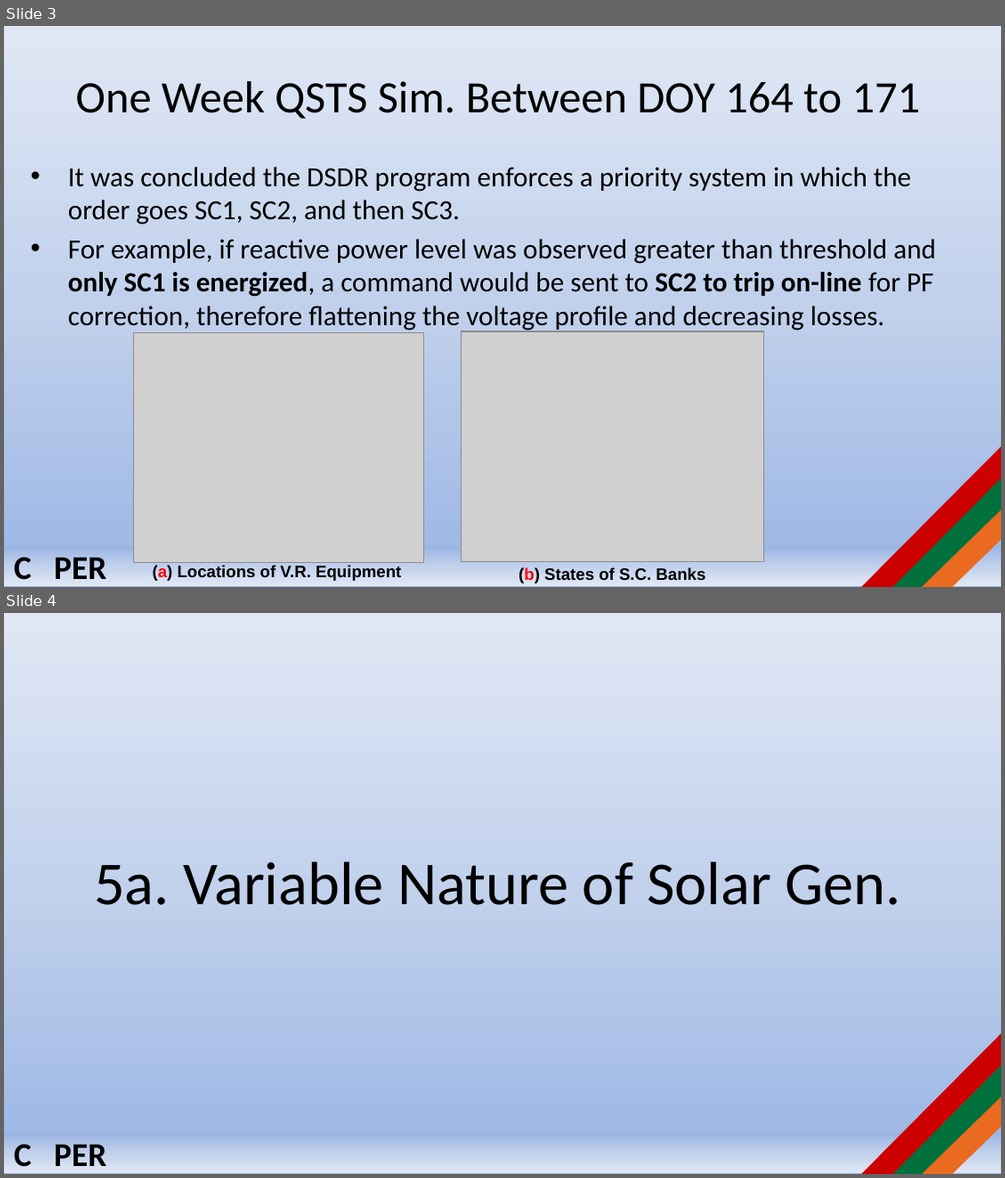
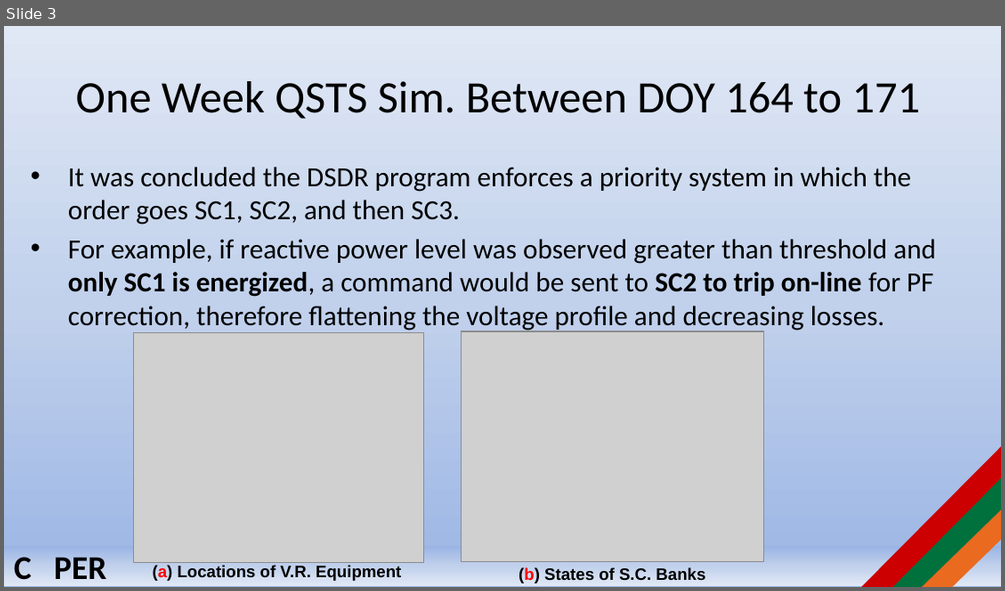
Before and after one commit to jlavall1/CAPER, a slide deck: 06_Joshua_Smith/Documents/CAPER April 4 5 2016.pptx. Shown one above the other, each under a label of ours: slides 3 and 4 before the commit, slide 3 after it. The pictures are 1005x1178 and 1005x591 pixels, drawn with LibreOffice and Linux fonts; fonts in the diff are those of the drawing; grey boxes stand for pictures; background and template pictures are left out. Boxes give left, top, right and bottom in pixels: in the first picture for what was removed or moved away, otherwise in the second. Text is boxed around its words. In the diff, an @@ line names an element or a change of style, - is before the commit and + after.

```diff
--- a/06_Joshua_Smith/Documents/CAPER April 4 5 2016.pptx
+++ b/06_Joshua_Smith/Documents/CAPER April 4 5 2016.pptx
@@ slide 4 removed at bbox=[4, 613, 1001, 1174], background gradient #9AB5E4 to #C2D1ED to #E1E8F5; not listed: 4 template elements that a slide beside it also shows @@
@@ title removed at bbox=[94, 861, 901, 905] @@
-5a. Variable Nature of Solar Gen.
```
Also in this commit, not shown: 8 slides changed, 1 slide added, 24 other files.
